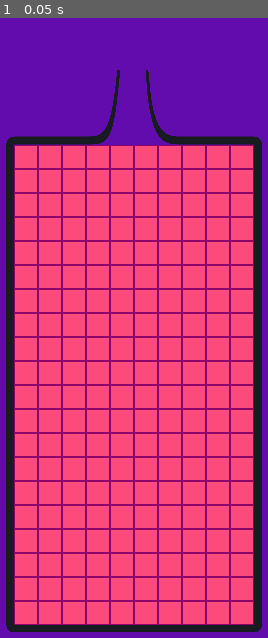
Above: before the commit, frame 1.
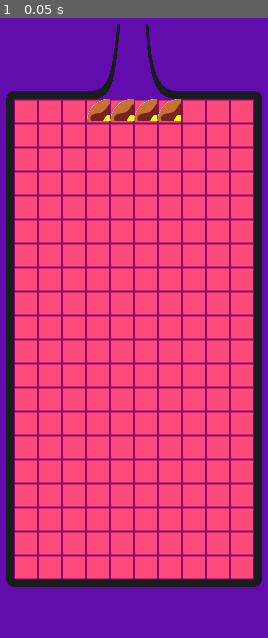
Above: after the commit, the same moment.

Repository: HenBarper/Breakfis
Game: Godot game, scene res://Scenes/main.tscn
Same seed, same stepped clock (60 frames per second), same inputs: the game is played once before the commit and once after it.
Inputs:
- Up to frame 1 (0.05 s): no input

The runs differ from the first frame. In frame 1, 29% of the frame differs, in the area x 2-98%, y 0-100%.

Commit message:
working with pieces

Diff:
--- a/Scenes/main.tscn
+++ b/Scenes/main.tscn
@@ -1,7 +1,10 @@
-[gd_scene load_steps=3 format=3 uid="uid://d03pl6qxtf2g8"]
+[gd_scene load_steps=6 format=3 uid="uid://d03pl6qxtf2g8"]
 
 [ext_resource type="Texture2D" uid="uid://cm2t3k1jl3idm" path="res://Assets/Breakfast shapes/Border 2.png" id="1_nr8o3"]
 [ext_resource type="Texture2D" uid="uid://i7e3yxxa42sf" path="res://Assets/Breakfast shapes/grid 2.png" id="2_f0f8t"]
+[ext_resource type="Script" path="res://Scripts/piece_spawner.gd" id="3_66kaw"]
+[ext_resource type="Script" path="res://Scripts/board.gd" id="4_j7gq6"]
+[ext_resource type="PackedScene" uid="uid://dvilx13alm53h" path="res://Scenes/tetromino.tscn" id="5_654ue"]
 
 [node name="Main" type="Node"]
 
@@ -10,9 +13,9 @@
 
 [node name="Border" type="TextureRect" parent="Camera2D"]
 offset_left = -256.0
-offset_top = -534.0
+offset_top = -625.0
 offset_right = 1794.0
-offset_bottom = 3966.0
+offset_bottom = 3875.0
 scale = Vector2(0.25, 0.25)
 texture = ExtResource("1_nr8o3")
 
@@ -31,3 +34,10 @@
 grow_vertical = 2
 texture = ExtResource("2_f0f8t")
 stretch_mode = 1
+
+[node name="PieceSpawner" type="Node" parent="."]
+script = ExtResource("3_66kaw")
+
+[node name="Board" type="Node" parent="."]
+script = ExtResource("4_j7gq6")
+tetromino_scene = ExtResource("5_654ue")
--- /dev/null
+++ b/Scenes/piece.tscn
@@ -0,0 +1,18 @@
+[gd_scene load_steps=4 format=3 uid="uid://ctsglwb3n4ndg"]
+
+[ext_resource type="Script" path="res://Scripts/piece.gd" id="1_dbu0r"]
+[ext_resource type="Texture2D" uid="uid://dkxxrhixe8def" path="res://Assets/Breakfast shapes/waffle.png" id="2_2d4l2"]
+
+[sub_resource type="RectangleShape2D" id="RectangleShape2D_kyyky"]
+size = Vector2(47, 48)
+
+[node name="Piece" type="Area2D"]
+script = ExtResource("1_dbu0r")
+
+[node name="Sprite2D" type="Sprite2D" parent="."]
+scale = Vector2(0.25, 0.25)
+texture = ExtResource("2_2d4l2")
+
+[node name="CollisionShape2D" type="CollisionShape2D" parent="."]
+position = Vector2(0.5, 0)
+shape = SubResource("RectangleShape2D_kyyky")
--- /dev/null
+++ b/Scenes/tetromino.tscn
@@ -0,0 +1,6 @@
+[gd_scene load_steps=2 format=3 uid="uid://dvilx13alm53h"]
+
+[ext_resource type="Script" path="res://Scripts/tetromino.gd" id="1_26cty"]
+
+[node name="Tetromino" type="Node2D"]
+script = ExtResource("1_26cty")
--- /dev/null
+++ b/Scripts/board.gd
@@ -0,0 +1,16 @@
+extends Node
+
+class_name Board
+
+@export var tetromino_scene: PackedScene
+
+func spawn_tetromino(type: Shared.Tetromino, is_next_piece, spawn_position):
+	var tetromino_data = Shared.data[type]
+	var tetromino = tetromino_scene.instantiate() as Tetromino
+
+	tetromino.tetromino_data = tetromino_data
+	tetromino.is_next_piece = is_next_piece
+
+	if is_next_piece == false:
+		tetromino.position = tetromino_data.spawn_position
+		add_child(tetromino)
--- /dev/null
+++ b/Scripts/piece.gd
@@ -0,0 +1,12 @@
+extends Area2D
+
+class_name Piece
+
+@onready var sprite_2d = $Sprite2D
+@onready var collision_shape_2d = $CollisionShape2D
+
+func set_texture(texture: Texture2D):
+	sprite_2d.texture = texture
+
+func get_size():
+	return collision_shape_2d.shape.get_rect().size
--- /dev/null
+++ b/Scripts/piece_spawner.gd
@@ -0,0 +1,8 @@
+extends Node
+
+var current_tetromino
+@onready var board = $"../Board" as Board
+
+func _ready():
+	current_tetromino = Shared.Tetromino.values().pick_random()
+	board.spawn_tetromino(current_tetromino, false, null)
--- /dev/null
+++ b/Scripts/tetromino.gd
@@ -0,0 +1,26 @@
+extends Node2D
+
+class_name Tetromino
+
+var wall_kicks
+var tetromino_data
+var is_next_piece
+var pieces = []
+
+@onready var piece_scene = preload("res://Scenes/piece.tscn")
+
+var tetromino_cells
+
+func _ready():
+	tetromino_cells = Shared.cells[tetromino_data.tetromino_type]
+
+	for cell in tetromino_cells:
+		var piece = piece_scene.instantiate() as Piece
+		pieces.append(piece)
+		add_child(piece)
+		piece.set_texture(tetromino_data.piece_texture)
+		piece.position = cell * piece.get_size()
+
+	if is_next_piece == false:
+		position = tetromino_data.spawn_position
+		wall_kicks = Shared.wall_kicks_i if tetromino_data.tetromino_type == Shared.Tetromino.BACON else Shared.wall_kicks_jlostz
